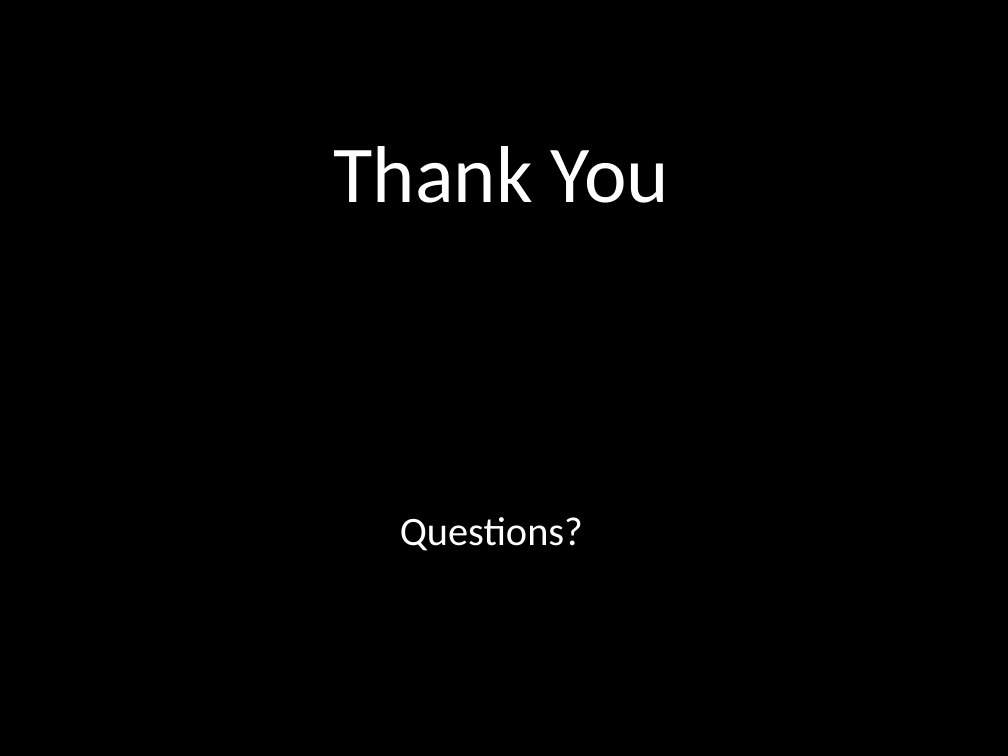
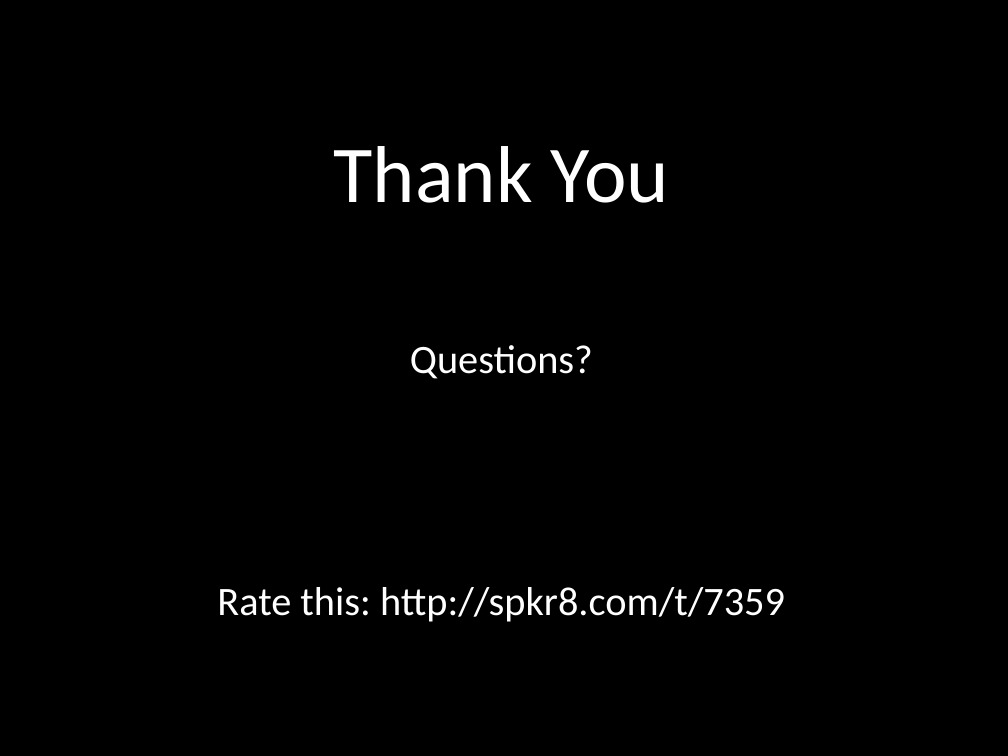
Before and after one commit to smith/chef-repo, a slide deck: slide 19 of presentation/iowa_code_camp_chef_2011.pptx. Drawn at 1008x756 pixels with LibreOffice and Linux fonts; fonts in the diff are those of the drawing. Boxes give left, top, right and bottom in pixels: in the first picture for what was removed or moved away, otherwise in the second. Text is boxed around its words. In the diff, an @@ line names an element or a change of style, - is before the commit and + after.

Commit message:
add speakerrate url to slides

```diff
--- a/presentation/iowa_code_camp_chef_2011.pptx
+++ b/presentation/iowa_code_camp_chef_2011.pptx
@@ subtitle "Questions?": place and size @@
-subtitle "Questions?" at bbox=[400, 517, 583, 551]
+subtitle "Questions?" at bbox=[217, 345, 785, 622]
@@ subtitle at bbox=[217, 587, 785, 622]: paragraph added @@
+Rate this: http://spkr8.com/t/7359
```
Also in this commit, not shown: 1 other file.
